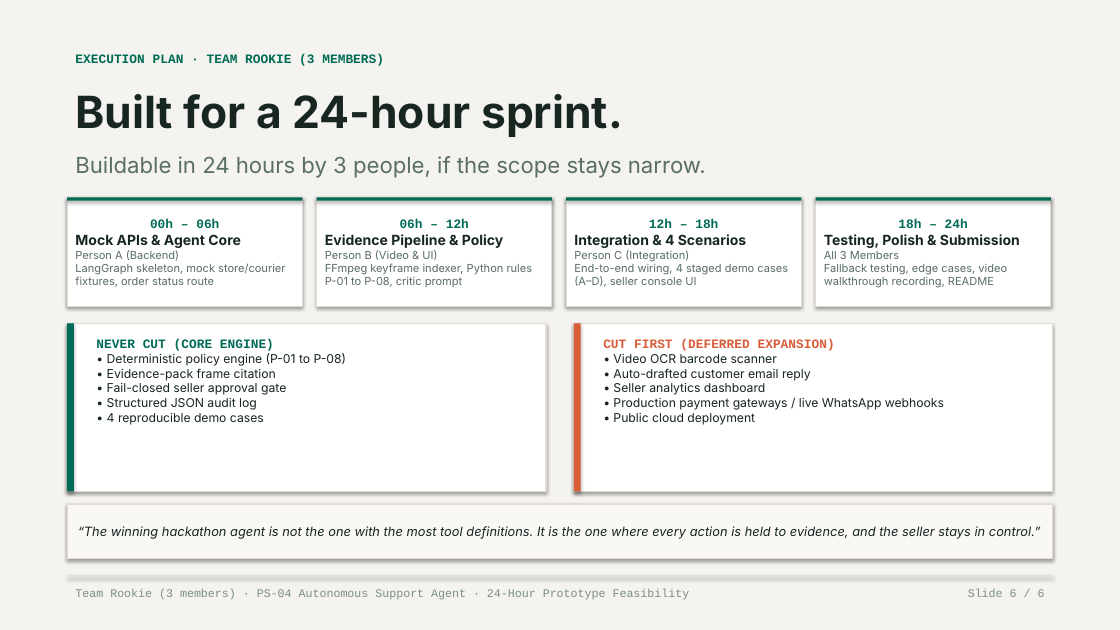
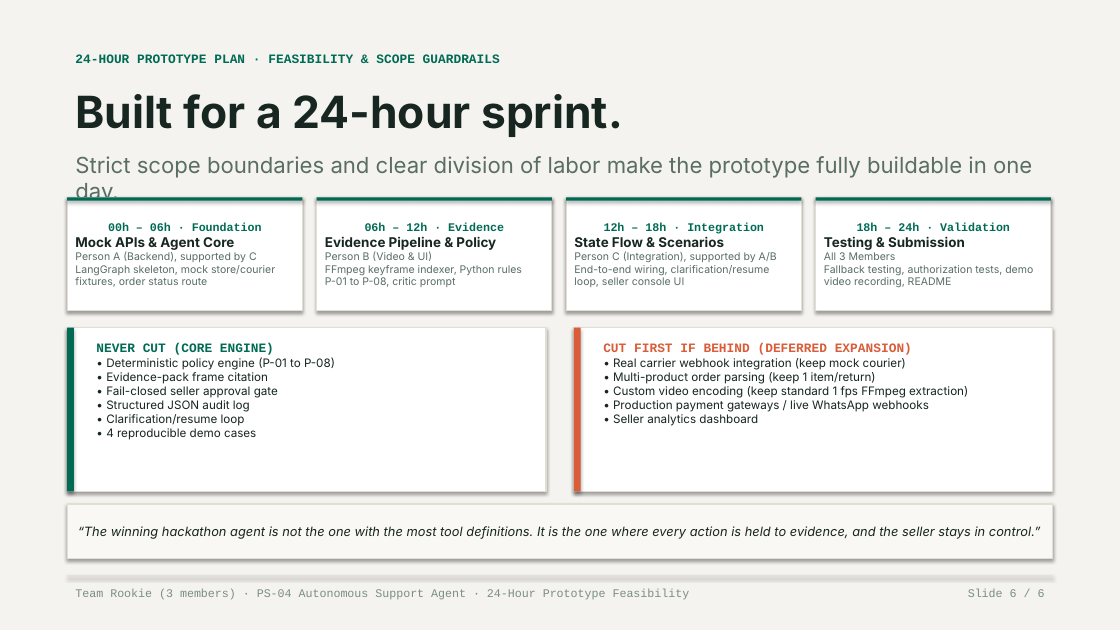
Before and after one commit to lenamkhanhh/hack4hack, a slide deck: slide 6 of ReturnLens_v4.pptx. Drawn at 1120x630 pixels with LibreOffice and Linux fonts; fonts in the diff are those of the drawing. Boxes give left, top, right and bottom in pixels: in the first picture for what was removed or moved away, otherwise in the second. Text is boxed around its words. In the diff, an @@ line names an element or a change of style, - is before the commit and + after.

Commit message:
feat(v4): judge-level polish, dynamic agentic trace, technical Q&A defense, and deliverable synchronization

```diff
--- a/ReturnLens_v4.pptx
+++ b/ReturnLens_v4.pptx
@@ text at bbox=[75, 54, 500, 63]: text changed @@
-EXECUTION PLAN · TEAM ROOKIE (3 MEMBERS)
+24-HOUR PROTOTYPE PLAN · FEASIBILITY & SCOPE GUARDRAILS
@@ text at bbox=[75, 156, 1032, 201]: text changed @@
-Buildable in 24 hours by 3 people, if the scope stays narrow.
+Strict scope boundaries and clear division of labor make the prototype fully buildable in one day.
@@ rectangle "00h – 06h · Foundation": place and size @@
-rectangle "00h – 06h · Foundation" at bbox=[67, 197, 302, 307]
+rectangle "00h – 06h · Foundation" at bbox=[67, 197, 302, 311]
@@ rectangle "06h – 12h · Evidence": place and size @@
-rectangle "06h – 12h · Evidence" at bbox=[317, 197, 552, 307]
+rectangle "06h – 12h · Evidence" at bbox=[317, 197, 552, 311]
@@ rectangle "12h – 18h · Integration": place and size @@
-rectangle "12h – 18h · Integration" at bbox=[566, 197, 802, 307]
+rectangle "12h – 18h · Integration" at bbox=[566, 197, 802, 311]
@@ rectangle "18h – 24h · Validation": place and size @@
-rectangle "18h – 24h · Validation" at bbox=[816, 197, 1051, 307]
+rectangle "18h – 24h · Validation" at bbox=[816, 197, 1051, 311]
@@ text in rectangle at bbox=[75, 237, 234, 250]: size 12 to 11.5 pt in "Mock APIs & Agent Core" @@
@@ text in rectangle at bbox=[108, 223, 262, 235]: text changed; size 11 to 10 pt @@
-00h – 06h
+00h – 06h · Foundation
@@ text in rectangle at bbox=[325, 236, 522, 287]: size 12 to 11.5 pt in "Evidence Pipeline & Policy"; size 9.5 to 9 pt in "Person B (Video & UI) FFmpeg keyframe ..." @@
@@ text in rectangle at bbox=[365, 223, 504, 231]: text changed; size 11 to 10 pt @@
-06h – 12h
+06h – 12h · Evidence
@@ text in rectangle at bbox=[574, 223, 777, 287]: text changed; size 9.5 to 9 pt @@
-12h – 18h
-Integration & 4 Scenarios
-Person C (Integration)
-End-to-end wiring, 4 staged demo cases (A–D), seller console UI
+12h – 18h · Integration
+State Flow & Scenarios
+Person C (Integration), supported by A/B
+End-to-end wiring, clarification/resume loop, seller console UI
@@ text in rectangle at bbox=[824, 223, 1033, 287]: text changed; size 9.5 to 9 pt @@
-18h – 24h
-Testing, Polish & Submission
-All 3 Members
-Fallback testing, edge cases, video walkthrough recording, README
+18h – 24h · Validation
+Testing & Submission
+All 3 Members
+Fallback testing, authorization tests, demo video recording, README
@@ text in rectangle at bbox=[75, 252, 275, 287]: text changed; size 9.5 to 9 pt @@
-Person A (Backend)
-LangGraph skeleton, mock store/courier fixtures, order status route
+Person A (Backend), supported by C
+LangGraph skeleton, mock store/courier fixtures, order status route
@@ rectangle: place and size @@
-rectangle at bbox=[67, 323, 546, 492]
+rectangle at bbox=[67, 328, 546, 492]
@@ rectangle: place and size @@
-rectangle at bbox=[67, 323, 74, 492]
+rectangle at bbox=[67, 328, 74, 492]
@@ rectangle: place and size @@
-rectangle at bbox=[574, 323, 1053, 492]
+rectangle at bbox=[574, 328, 1053, 492]
@@ rectangle: place and size @@
-rectangle at bbox=[574, 323, 581, 492]
+rectangle at bbox=[574, 328, 581, 492]
@@ text at bbox=[106, 357, 335, 440]: text changed; size 10.5 to 10 pt @@
-• Deterministic policy engine (P-01 to P-08)
-• Evidence-pack frame citation
-• Fail-closed seller approval gate
-• Structured JSON audit log
-• 4 reproducible demo cases
+• Deterministic policy engine (P-01 to P-08)
+• Evidence-pack frame citation
+• Fail-closed seller approval gate
+• Structured JSON audit log
+• Clarification/resume loop
+• 4 reproducible demo cases
@@ text at bbox=[603, 343, 968, 426]: text changed; size 10.5 to 10 pt @@
-CUT FIRST (DEFERRED EXPANSION)
-• Video OCR barcode scanner
-• Auto-drafted customer email reply
-• Seller analytics dashboard
-• Production payment gateways / live WhatsApp webhooks
-• Public cloud deployment
+CUT FIRST IF BEHIND (DEFERRED EXPANSION)
+• Real carrier webhook integration (keep mock courier)
+• Multi-product order parsing (keep 1 item/return)
+• Custom video encoding (keep standard 1 fps FFmpeg extraction)
+• Production payment gateways / live WhatsApp webhooks
+• Seller analytics dashboard
```
Also in this commit, not shown: 5 other slides changed, 19 other files.
